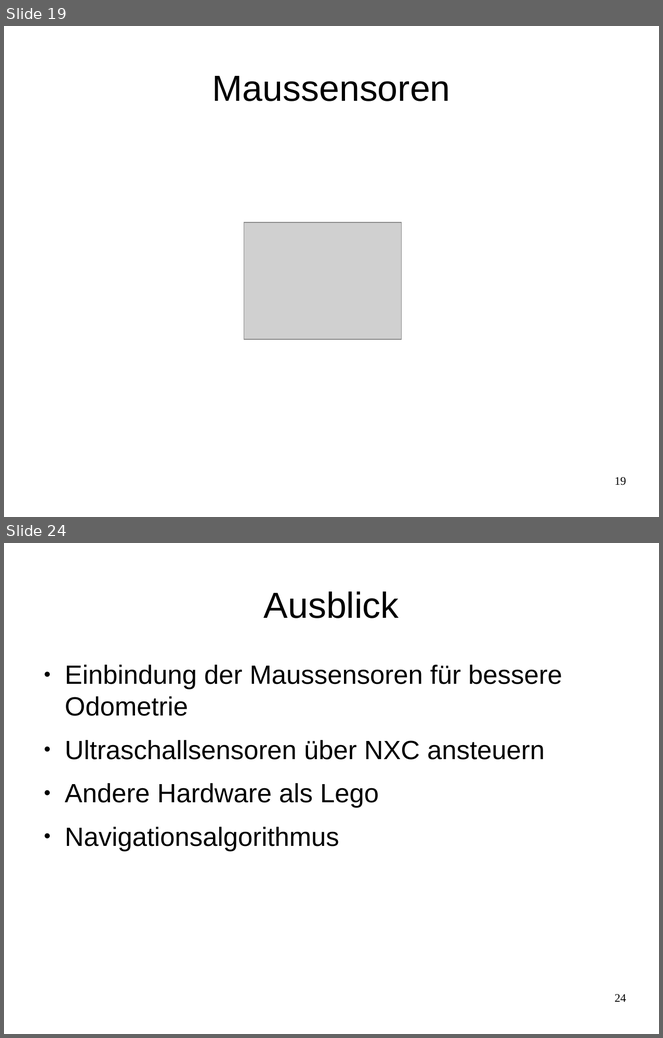
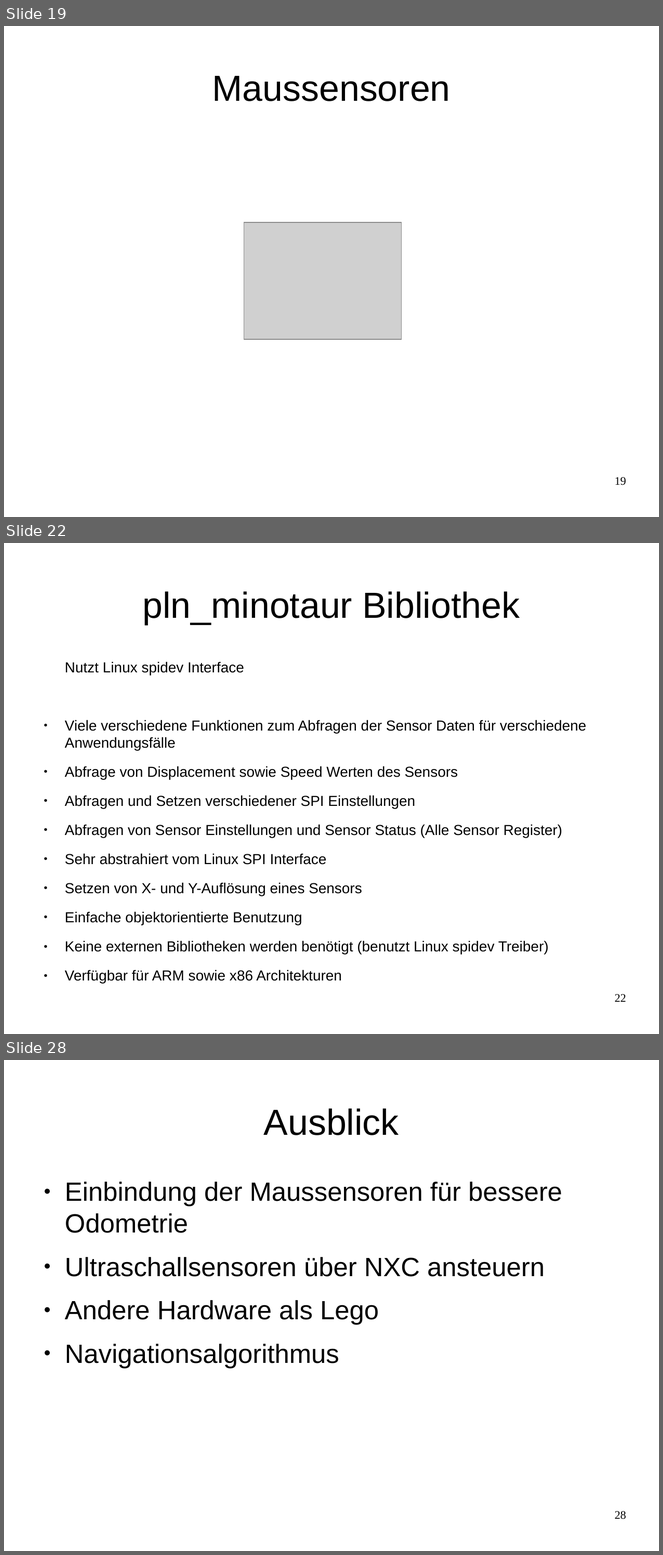
Before and after one commit to Smart-Minotaur/nxt_minotaur, a slide deck: doc/Präsentation.odp. Shown one above the other, each under a label of ours: slides 19 and 24 before the commit, slides 19, 22 and 28 after it; the slides between them are not shown. The pictures are 663x1038 and 663x1555 pixels, drawn with LibreOffice and Linux fonts; fonts in the diff are those of the drawing; grey boxes stand for pictures. Boxes give left, top, right and bottom in pixels: in the first picture for what was removed or moved away, otherwise in the second. Text is boxed around its words. In the diff, an @@ line names an element or a change of style, - is before the commit and + after.

```diff
--- a/doc/Präsentation.odp
+++ b/doc/Präsentation.odp
@@ slide 22 added at [4, 543, 659, 1034], background #FFFFFF @@
@@ title added at [143, 591, 520, 625], 44 pt, text #000000 @@
+pln_minotaur Bibliothek
@@ text added at [65, 662, 586, 984], 17.6 pt, text #000000 @@
+Nutzt Linux spidev Interface
+● Viele verschiedene Funktionen zum Abfragen der Sensor Daten für verschiedene Anwendungsfälle
+● Abfrage von Displacement sowie Speed Werten des Sensors
+● Abfragen und Setzen verschiedener SPI Einstellungen
+● Abfragen von Sensor Einstellungen und Sensor Status (Alle Sensor Register)
+● Sehr abstrahiert vom Linux SPI Interface
+● Setzen von X- und Y-Auflösung eines Sensors
+● Einfache objektorientierte Benutzung
+● Keine externen Bibliotheken werden benötigt (benutzt Linux spidev Treiber)
+● Verfügbar für ARM sowie x86 Architekturen
@@ page number added at [615, 994, 626, 1002], 14 pt, text #000000 @@
+22
@@ what was slide 24 is now slide 28 @@
@@ page number at [615, 1511, 626, 1520]: text changed @@
-24
+28
```
Also in this commit, not shown: 1 slide changed, 6 other slides added, 3 slides removed, 1 other file.
